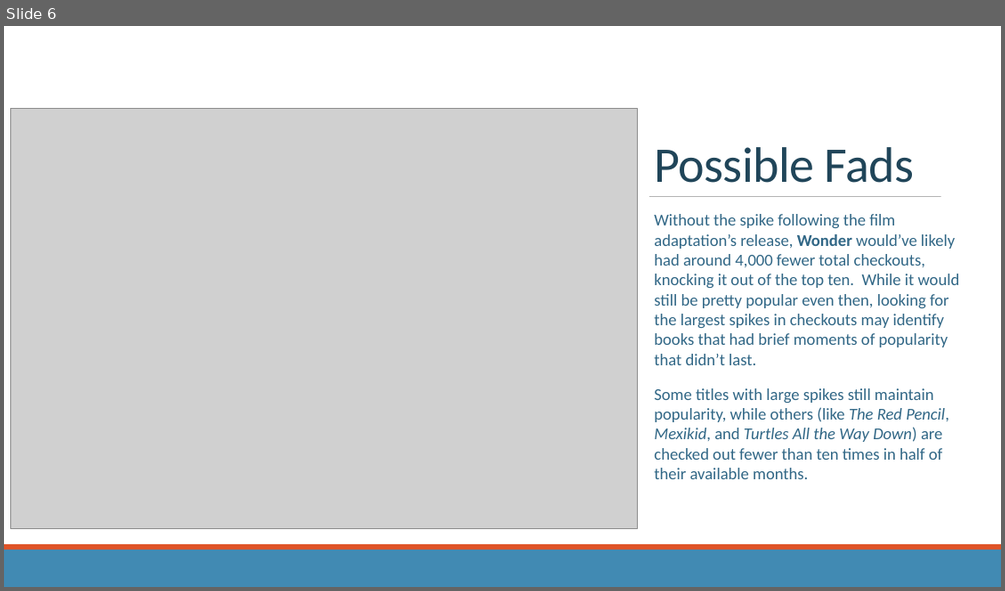
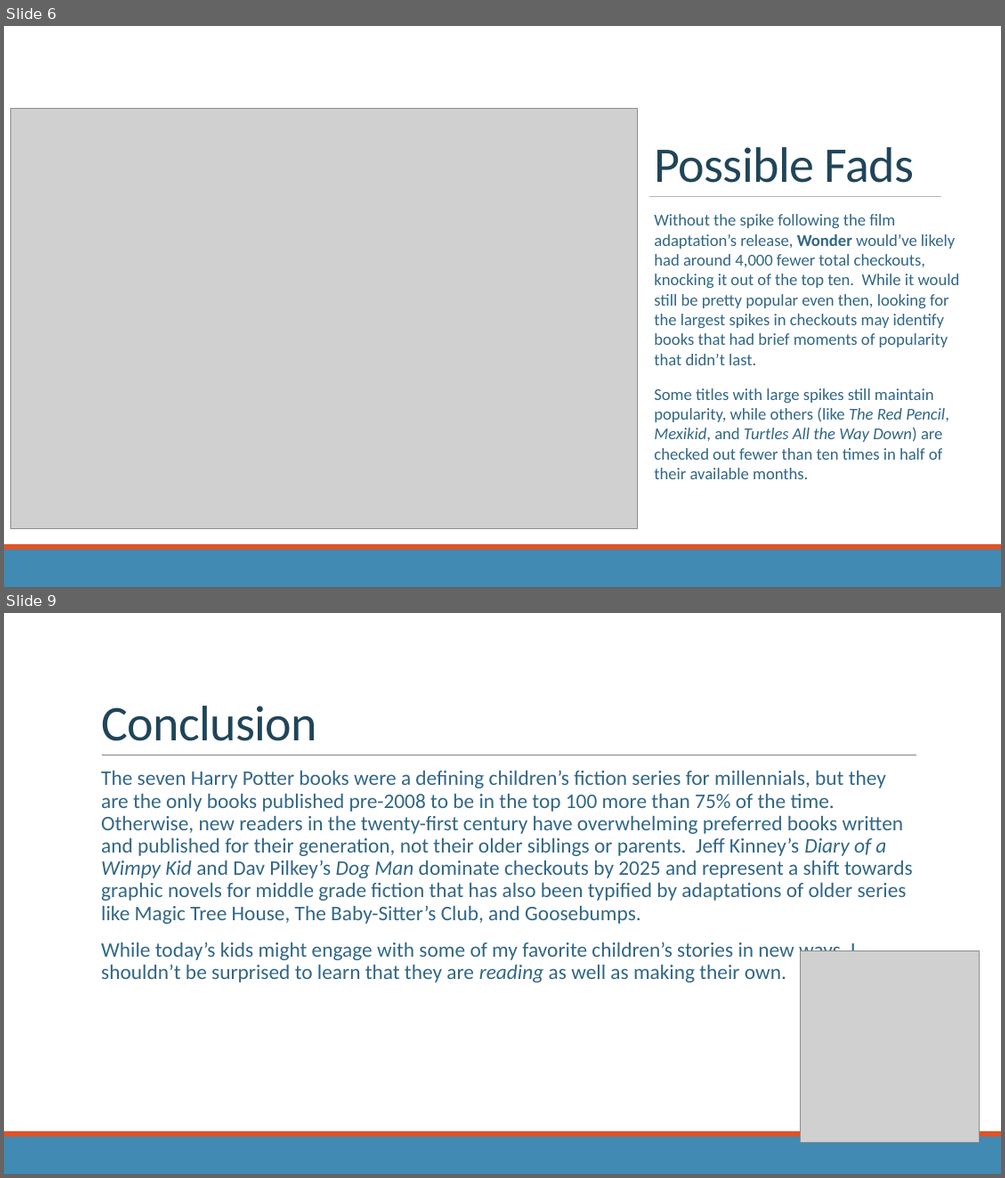
Before and after one commit to rm-pearson/NSS-capstone, a slide deck: presentation draft.pptx. Shown one above the other, each under a label of ours: slide 6 before the commit, slides 6 and 9 after it; the slides between them are not shown. The pictures are 1005x591 and 1005x1178 pixels, drawn with LibreOffice and Linux fonts; fonts in the diff are those of the drawing; grey boxes stand for pictures. Boxes give left, top, right and bottom in pixels: in the first picture for what was removed or moved away, otherwise in the second. Text is boxed around its words. In the diff, an @@ line names an element or a change of style, - is before the commit and + after.

Commit message:
first draft complete

```diff
--- a/presentation draft.pptx
+++ b/presentation draft.pptx
@@ slide 9 added at (4,613,1001,1174), background #FFFFFF @@
@@ title added at (101,706,317,741), 48 pt, text #20455A @@
+Conclusion
@@ text added at (101,770,913,982), 20 pt, text #316886 @@
+  The seven Harry Potter books were a defining children’s fiction series for millennials, but they are the only books published pre-2008 to be in the top 100 more than 75% of the time. Otherwise, new readers in the twenty-first century have overwhelming preferred books written and published for their generation, not their older siblings or parents. Jeff Kinney’s Diary of a Wimpy Kid and Dav Pilkey’s Dog Man dominate checkouts by 2025 and represent a shift towards graphic novels for middle grade fiction that has also been typified by adaptations of older series like Magic Tree House, The Baby-Sitter’s Club, and Goosebumps.
+  While today’s kids might engage with some of my favorite children’s stories in new ways, I shouldn’t be surprised to learn that they are reading as well as making their own.
@@ line added from (102, 755) to (917, 755), #808080 0.5 pt @@
@@ picture added at (801,950,979,1143) @@
@@ rectangle added at (4,1136,1001,1174), fill #418AB3 @@
@@ rectangle added at (4,1131,1001,1136), fill #DF5327 @@
```
Also in this commit, not shown: 5 slides changed, 1 other slide added, 1 slide removed, 1 other file.
